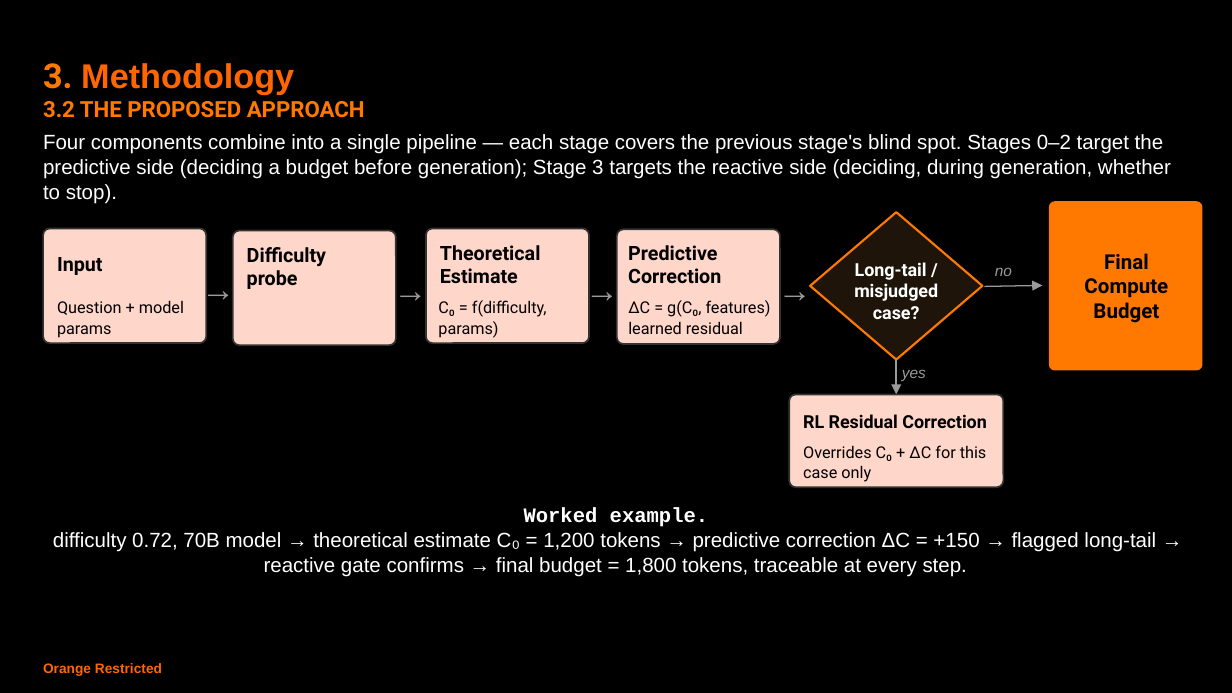
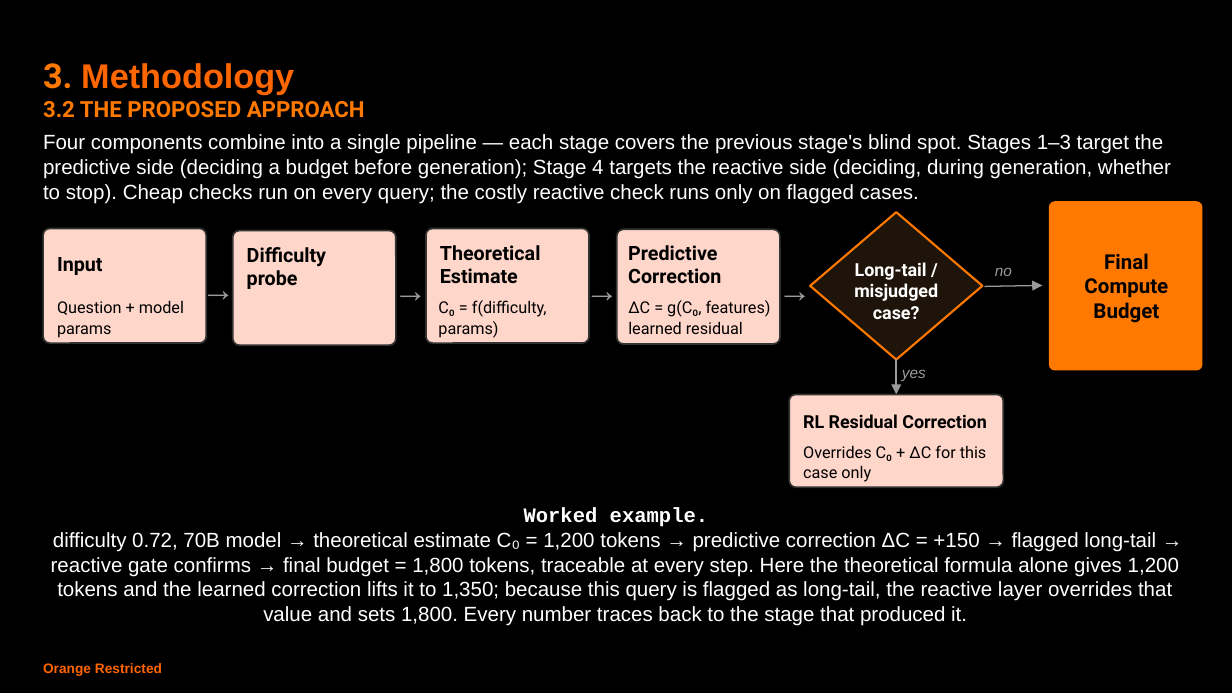
Before and after one commit to tharwat-ux/TTCA, a slide deck: slide 14 of presentation/dynamic_test_time_compute_allocation.pptx. Drawn at 1232x693 pixels with LibreOffice and Linux fonts; fonts in the diff are those of the drawing. Boxes give left, top, right and bottom in pixels: in the first picture for what was removed or moved away, otherwise in the second. Text is boxed around its words. In the diff, an @@ line names an element or a change of style, - is before the commit and + after.

```diff
--- a/presentation/dynamic_test_time_compute_allocation.pptx
+++ b/presentation/dynamic_test_time_compute_allocation.pptx
@@ text at bbox=[43, 134, 1171, 204]: text changed @@
-Four components combine into a single pipeline — each stage covers the previous stage's blind spot. Stages 0–2 target the predictive side (deciding a budget before generation); Stage 3 targets the reactive side (deciding, during generation, whether to stop).
+Four components combine into a single pipeline — each stage covers the previous stage's blind spot. Stages 1–3 target the predictive side (deciding a budget before generation); Stage 4 targets the reactive side (deciding, during generation, whether to stop). Cheap checks run on every query; the costly reactive check runs only on flagged cases.
@@ text at bbox=[51, 532, 1179, 626]: text changed @@
-difficulty 0.72, 70B model → theoretical estimate C₀ = 1,200 tokens → predictive correction ΔC = +150 → flagged long-tail → reactive gate confirms → final budget = 1,800 tokens, traceable at every step.
+difficulty 0.72, 70B model → theoretical estimate C₀ = 1,200 tokens → predictive correction ΔC = +150 → flagged long-tail → reactive gate confirms → final budget = 1,800 tokens, traceable at every step. Here the theoretical formula alone gives 1,200 tokens and the learned correction lifts it to 1,350; because this query is flagged as long-tail, the reactive layer overrides that value and sets 1,800. Every number traces back to the stage that produced it.
```
Also in this commit, not shown: 15 other slides changed, 7 slides removed, 23 other files.
